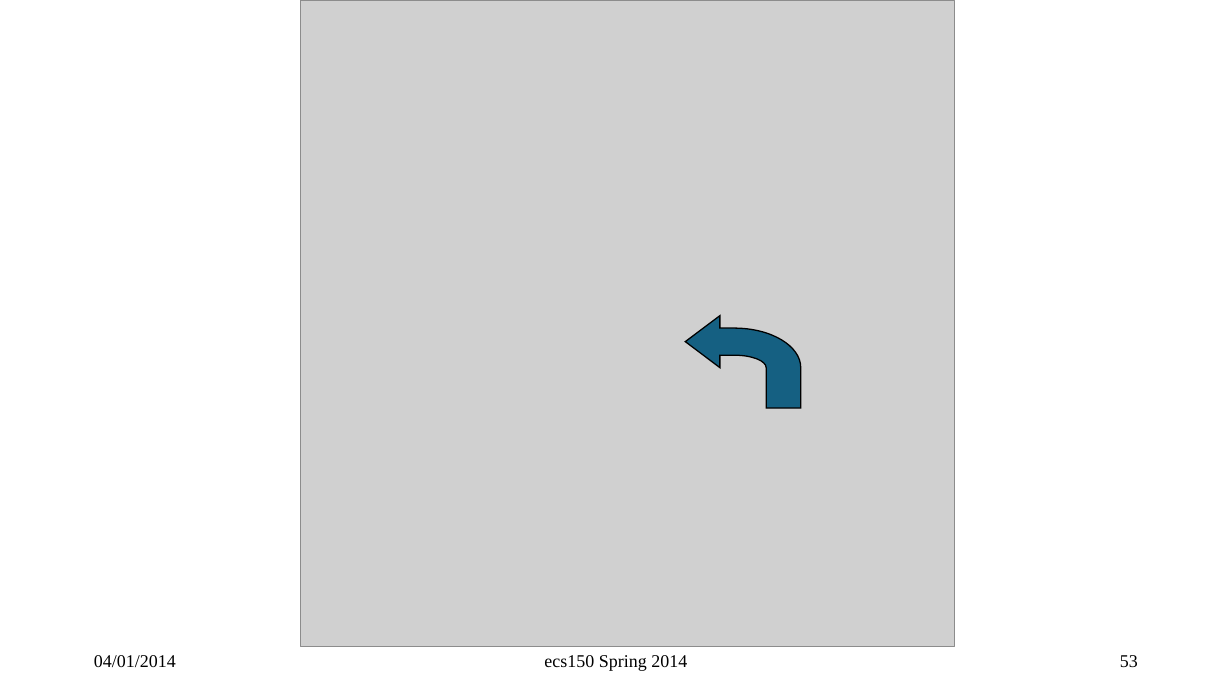
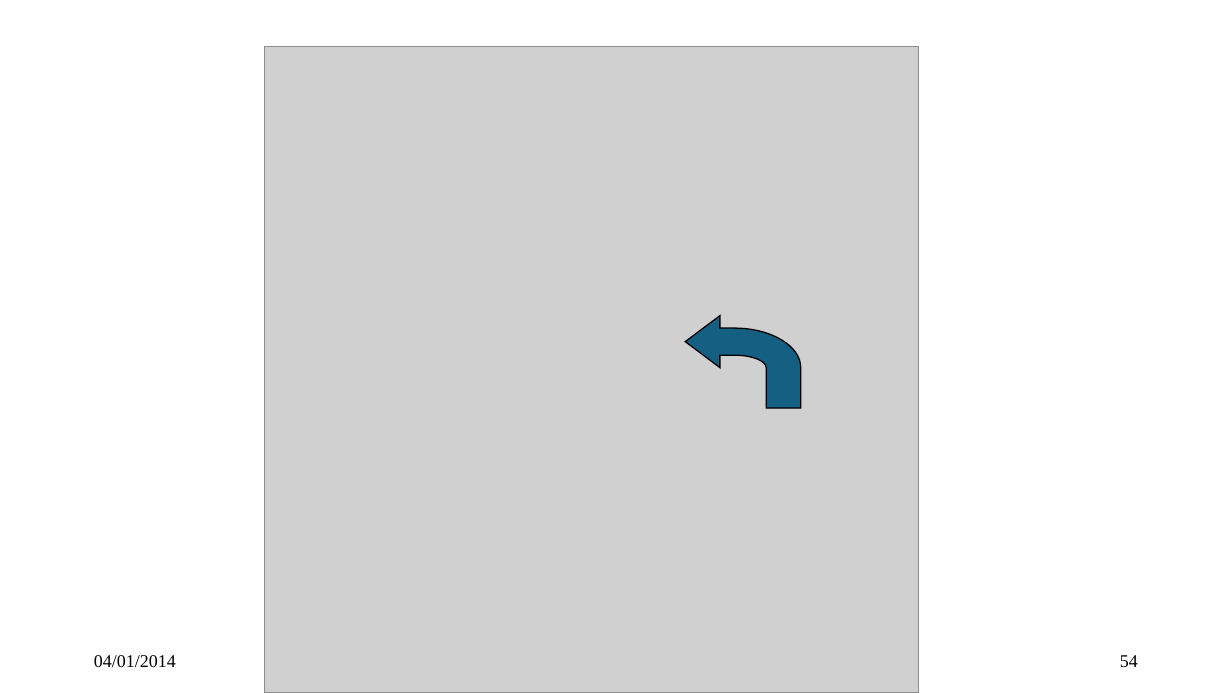
Before and after one commit to sfelixwu/ee1520, a slide deck: slide 54 of NCKU_CSII_001.pptx (slide 53 before the commit). Drawn at 1232x693 pixels with LibreOffice and Linux fonts; fonts in the diff are those of the drawing; grey boxes stand for pictures. Boxes give left, top, right and bottom in pixels: in the first picture for what was removed or moved away, otherwise in the second. Text is boxed around its words. In the diff, an @@ line names an element or a change of style, - is before the commit and + after.

```diff
--- a/NCKU_CSII_001.pptx
+++ b/NCKU_CSII_001.pptx
@@ picture: place and size @@
-picture at <box>300,0,955,646</box>
+picture at <box>264,47,919,693</box>
@@ text removed at <box>544,655,687,671</box> @@
-ecs150 Spring 2014
@@ page number at <box>1120,655,1138,667</box>: text changed @@
-53
+54
```
Also in this commit, not shown: 2 other slides changed, 2 slides added, 24 other files.
